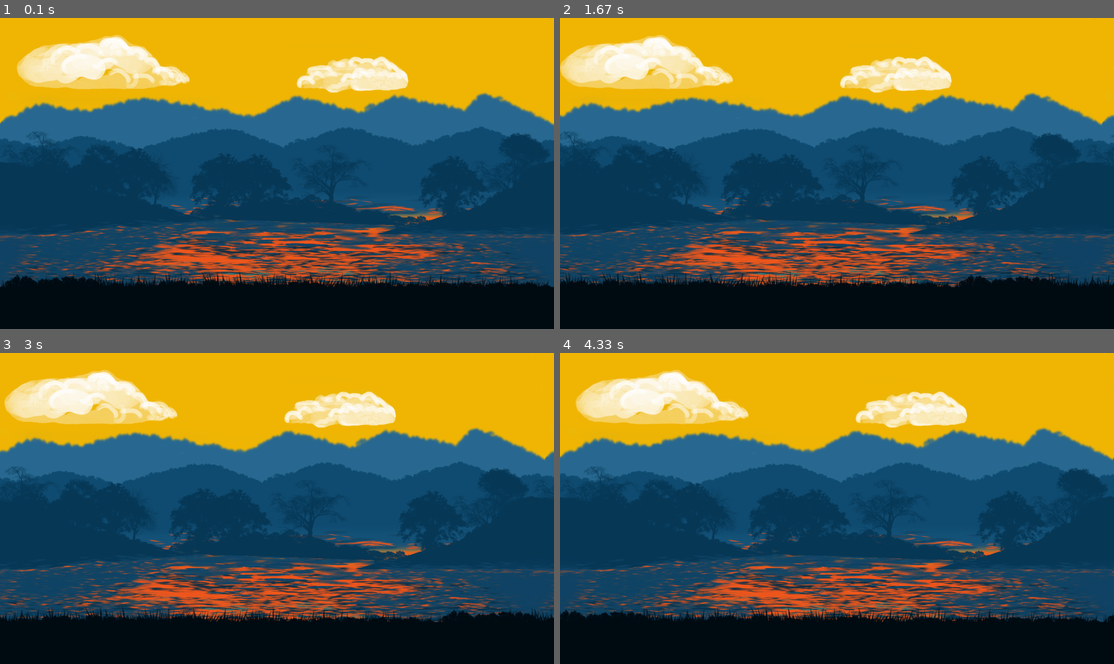
Above: before the commit, frames 1-4 (two rows, left to right).
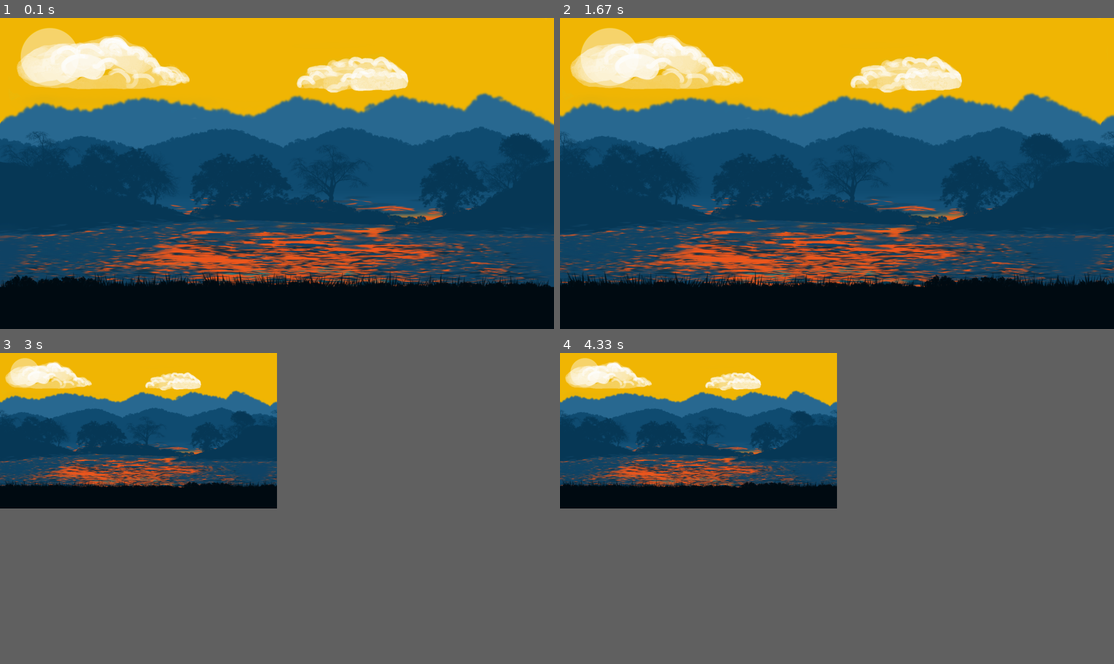
Above: after the commit, the same moments.

Repository: Club-Tony/CS50-Final.github.io
Game: pygame game, started from CS50-Final-Pygame/pygameFinal.py
Same seed, same stepped clock (60 frames per second), same inputs: the game is played once before the commit and once after it.
Inputs:
- Up to frame 1 (0.1 s): no input
- Up to frame 2 (1.67 s): hold Right 0.33-0.8 s; hold F11 0.83-1.3 s; hold Right 0.83-1.3 s; hold D from 1.33 s (still down)
- Up to frame 3 (3 s): release D at 1.8 s; tap F11 at 1.83 s; hold A 2.17-2.7 s; hold Left from 2.73 s (still down)
- Up to frame 4 (4.33 s): release Left at 3.13 s; hold D 3.17-3.8 s; hold Left 3.83-4.3 s
In our replay, in frame 3 the window is 900x506 before the commit and 450x253 after it. These sizes can differ from the game's own. Grey fills any space a smaller window leaves; there, only what the larger window draws over its background counts as a difference.

The runs differ from the first frame. In frame 1, 1.2% of the frame differs, in the area x 3-14%, y 3-22%; in frame 2, 16%; in frame 3, 80%, in the area x 0-100%, y 0-87%; in frame 4, 80%.

Commit message:
before messing around with sprite

Diff:
--- a/CS50-Final-Pygame/pygameFinal.py
+++ b/CS50-Final-Pygame/pygameFinal.py
@@ -1,4 +1,6 @@
+# import pygame library, also sys to allow for smooth program termination and cleanup operations
 import pygame
+import sys
 
 # initialize all pygame modules
 pygame.init()
@@ -7,113 +9,188 @@
 clock = pygame.time.Clock()
 FPS = 60
 
-# Set display size and name it (setting )
+# get display info/set default width/height of game screen
+resolution = pygame.display.Info()
+
 screen_width = 1920
 screen_height = 1080
 
+# if user resolution is lower than default, change it
+if resolution.current_w < 1920 and resolution.current_h < 1080:
+    screen_width = resolution.current_w
+    screen_height = resolution.current_h
+
+# set display, name display
 screen = pygame.display.set_mode((screen_width, screen_height))
 pygame.display.set_caption("Sunset Run")
+
+# Boolean fullscreen check variable so I can toggle between fs and windowed in game loop
+fullscreen_toggle = False
 
 # define game variables(scrolling)
 scroll = 0
 
-# load ground background layers so they can be set manually at different speeds (7.png, 8.png)
-ground_image_1 = pygame.image.load("C:\\Users\\Davey\\Documents\\GitHub\\CS50-Final.github.io\\CS50-Final-Pygame\\Island\\Layers\\L5.png").convert_alpha()
+# load backgrounds starting with ground:
+# note: loading all 1 by 1 instead of list so I have full control over individual .png scrolling speed
+ground_image = pygame.image.load("C:\\Users\\Davey\\Documents\\GitHub\\CS50-Final.github.io\\CS50-Final-Pygame\\Island\\Layers\\L5.png").convert_alpha()
 
-# get ground background width and height, just getting for ground_image_1 cause 1 and 2 should be the same
-ground_width = ground_image_1.get_width()
-ground_height = ground_image_1.get_height()
+# get ground background width and height(do this for others also)
+ground_width = ground_image.get_width()
+ground_height = ground_image.get_height()
 
-# load water layers
+# load water with mountains
 water_mountains = pygame.image.load("C:\\Users\\Davey\\Documents\\GitHub\\CS50-Final.github.io\\CS50-Final-Pygame\\Island\\Layers\\L3.png").convert_alpha()
 water_mountains_width = water_mountains.get_width()
 water_mountains_height = water_mountains.get_height()
 
+# load water with trees
 water_trees = pygame.image.load("C:\\Users\\Davey\\Documents\\GitHub\\CS50-Final.github.io\\CS50-Final-Pygame\\Island\\Layers\\L4.png").convert_alpha()
 water_trees_width = water_trees.get_width()
 water_trees_height = water_trees.get_height()
 
-# load in background images, create list, loop, load image layers
-# blank list
-backgrounds = []
+# load custom L2 (clouds) note: made clouds with GIMP software to adjust transparency so it worked seamlessly
+clouds = pygame.image.load("C:\\Users\\Davey\\Documents\\GitHub\\CS50-Final.github.io\\CS50-Final-Pygame\\Island\\Layers\\L2.png").convert_alpha()
+clouds_width = clouds.get_width()
+clouds_height = clouds.get_height()
 
-# loop, make range 1-3 since I have 2 bg image layers that need to be loaded, 1 ground image for later (L5)
-# and 2 other layers that need to be at their own speed
-# f-string to make it so {i} replaced with the value of i in each iteration of loop, note the subdirectories
-# and include L before {i} because each of my .png starts with an L before the number i.e. (L1.png)
-# convert_alpha to convert image and maintain transparency
-for i in range(1, 3):
-    background = pygame.image.load(f"Island/Layers/L{i}.png").convert_alpha()
+# load mountains background (L1.png)
+far_mountains = pygame.image.load("C:\\Users\\Davey\\Documents\\GitHub\\CS50-Final.github.io\\CS50-Final-Pygame\\Island\\Layers\\L1.png").convert_alpha()
+far_mountains_width = far_mountains.get_width()
+far_mountains_height = far_mountains.get_height()
 
-    # append to add the loaded images into my list (backgrounds)
-    backgrounds.append(background)
+# load sun
+sun = pygame.image.load("C:\\Users\\Davey\\Documents\\GitHub\\CS50-Final.github.io\\CS50-Final-Pygame\\Island\\Layers\\L6.png").convert_alpha()
+sun_width = sun.get_width()
+sun_height = sun.get_height()
 
-# determine background image width (will allow for srolling later)
-background_width = backgrounds[0].get_width()
+# draw images including resized versions of these to implement later for fullscreen toggle
+# range of 101 is arbitrary, just making sure it's enough without being too much
+def draw_far_mountains(images):
+    for x in range(101):
+        screen.blit(images[0], ((x * images[0].get_width()) - scroll * 0.4, 0))
 
-# draw "background" images (far mountains, and clouds) onto screen, iterate through list
-def draw_background():
-    # x variable loop so images draw next to eachother
-    # note: range is number of each layer being loaded, so in this case getting to 25 can be the end of game
-    for x in range(26):
-        # set different speeds of background layers to create parallax effect,
-        # scroll * speed so scroll variable will be adjusted based on speed that each image is set to
-        speed = 0.5
-        # note: the furthest image (far mountains) is being drawn first, closest image (clouds) drawn last
-        for i in backgrounds:
-            screen.blit(i, ((x * background_width) - scroll * speed, 0))
-            # increase speed at each iteration, this will make clouds move 0.3 faster than far mountains
-            speed += 0.2
+def draw_ground(images):
+    for x in range(101):
+        screen.blit(images[4], ((x * images[4].get_width()) - scroll * 6, 0))
 
-# draw ground images onto screen, they will be moving at a different speed so doing separately
-# range of 26 since game stops scrolling further right at 25 range (36,000 pixels)
-def draw_ground():
-    for x in range(26):
-        screen.blit(ground_image_1, ((x * ground_width) - scroll * 6.6, 0))
+def draw_water_mountains(images):
+    for x in range(101):
+        screen.blit(images[2], ((x * images[2].get_width()) - scroll * 1.2, 0))
 
-# draw the 2 different water images onto screen
-def draw_water_mountains():
-    for x in range (26):
-        screen.blit(water_mountains, ((x * water_mountains_width) - scroll * 1.2, 0))
+def draw_water_trees(images):
+    for x in range(101):
+        screen.blit(images[3], ((x * images[3].get_width()) - scroll * 1.2, 0))
 
-def draw_water_trees():
-    for x in range (26):
-        screen.blit(water_trees, ((x * water_trees_width) - scroll * 1.2, 0))
+def draw_clouds(images):
+    for x in range(101):
+        screen.blit(images[1], ((x * images[1].get_width()) - scroll * 0.2, 0))
 
-# game loop, with forever repeating while loop (when run = true)
+def draw_sun(images):
+    for x in range(101):
+        screen.blit(images[5], ((x * images[5].get_width()) - scroll * 0.00001, 0))
+
+# make list of loaded images to simplify transform.scale
+images_list = [far_mountains, clouds, water_mountains, water_trees, ground_image, sun]
+
+# resize images with screen toggle: blank list, the for loop for transform/scale/append
+def resize_images(images, screen_width, screen_height):
+    resized_images = []
+    for image in images:
+        resized_image = pygame.transform.scale(image, (screen_width, screen_height))
+        resized_images.append(resized_image)
+    return resized_images
+
+resized_images = resize_images(images_list, screen_width, screen_height)
+
+# GAME LOOP, with forever repeating while loop (when run = true)
 run = True
 while run:
     # cap frame rate
     clock.tick(FPS)
-
-    # draw background, water/tree/close mountains layers, and ground in game loop
-    draw_background()
-    draw_water_mountains()
-    draw_water_trees()
-    draw_ground()
-
-    # keybinds, make a limit so you can only go left a certain amount (since images only properly scroll right)
-    # 0 for left so can't go left unless already travelled to the right a given amount
-    # 36,000 for right because this pixel count matches the set range for x of 25 (25 img layers side by side)
-    key = pygame.key.get_pressed()
-    if key[pygame.K_LEFT] and scroll > 0:
-        scroll -= 1.5
-    if key[pygame.K_RIGHT] and scroll < 36000:
-        scroll += 1.5
 
     # event handler for ending loop
     for event in pygame.event.get():
         if event.type == pygame.QUIT:
             run = False
 
-    # update display
-    pygame.display.update()
+        # Keybinds:
+        # make a limit so you can only go left a certain amount (since images only properly scroll right)
+        # 0 for left so can't go left unless already travelled to the right a given amount
+        # 192,000 for right because this pixel count matches the set range for x of 100 (# of layers side-by-side)
+        # loop with pygame.keydown so keybind will only trigger once when key is pressed
+        elif event.type == pygame.KEYDOWN:
 
-# if loop ends, game quits
+            # system controls:
+            # quit
+            if event.key == pygame.K_ESCAPE:
+                run = False
+
+            # pygame.key.get_mods to check the state of modifier keys, i.e. the alt keys
+            elif event.key in [pygame.K_F11] or (event.key == pygame.K_RETURN and pygame.key.get_mods() & pygame.KMOD_ALT):
+
+                # toggle windowed/fullscreen
+                if fullscreen_toggle:
+                    screen_width = 1920 * 0.5
+                    screen_height = 1080 * 0.5
+
+                elif resolution.current_w < 1920 and resolution.current_h < 1080:
+                    screen_width = resolution.current_w
+                    screen_height = resolution.current_h
+
+                else:
+                    screen_width = 1920
+                    screen_height = 1080
+
+                # draw background layers for if fullscreen button toggled
+                # resized images variable for including images list with screen height and width
+                resized_images = resize_images(images_list, screen_width, screen_height)
+
+                draw_far_mountains(resized_images)
+                draw_sun(resized_images)
+                draw_clouds(resized_images)
+                draw_water_mountains(resized_images)
+                draw_water_trees(resized_images)
+                draw_ground(resized_images)
+
+                # set display mode
+                pygame.display.set_mode((screen_width, screen_height))
+
+                # not makes this False boolean variable True
+                fullscreen_toggle = not fullscreen_toggle
+
+    # enable double-buffering (for smoother rendering), start by clearing screen with white or black bg
+    # note: double buffering didn't end up being the fix for earlier image blending issue but keeping it in anyway
+    screen.fill((0, 0, 0))
+
+    # draw background layers (these are the how they're drawn by default, before user toggles fullscreen)
+    draw_far_mountains(resized_images)
+    draw_sun(resized_images)
+    draw_clouds(resized_images)
+    draw_water_mountains(resized_images)
+    draw_water_trees(resized_images)
+    draw_ground(resized_images)
+
+    # initialize 'key' to use for keybinding in game loop
+    key = pygame.key.get_pressed()
+
+    # sprite movement controls:
+    if (key[pygame.K_LEFT] and scroll > 0) or (key[pygame.K_a] and scroll > 0):
+        scroll -= 1.5
+    if (key[pygame.K_RIGHT] and scroll < 5000) or (key[pygame.K_d] and scroll < 5000):
+        scroll += 1.5
+
+    # update display (.flip since implemented double buffering)
+    pygame.display.flip()
+
+# if loop ends, game quits, sys.exit for smooth program termination and cleanup operations
 pygame.quit()
+sys.exit()
 
-
+# IDEAS (notes for me): Maybe have a bed at the end, that you can sleep in, when you wake up it's night or day
 
 # Credits:
 # Code: Anthony Davey
-# Free background layers: https://saurabhkgp.itch.io/the-island-parallax-background-platformer-side-scroller
+# Free assets (background layers, sprites):
+# https://saurabhkgp.itch.io/the-island-parallax-background-platformer-side-scroller
+# https://opengameart.org/content/backgrounds-for-2d-platformers
+# https://www.cleanpng.com/png-real-sun-png-42776/download-png.html
--- a/CS50-Final-Pygame/pygameTesting.py
+++ b/CS50-Final-Pygame/pygameTesting.py
@@ -24,17 +24,26 @@
 screen = pygame.display.set_mode((screen_width, screen_height))
 pygame.display.set_caption("Sunset Run")
 
-# fullscreen check variable so I can toggle between fs and windowed in game loop
-not_fullscreen = False
+# Boolean fullscreen check variable so I can toggle between fs and windowed in game loop
+fullscreen_toggle = False
 
 # define game variables(scrolling)
 scroll = 0
+
+# load sprite
+sprite = pygame.image.load("Player/1.png").convert_alpha()
+sprite_width = sprite.get_width()
+sprite_height = sprite.get_height()
+
+# draw sprite
+def draw_sprite():
+    screen.blit(sprite, (960, 865))
 
 # load backgrounds starting with ground:
 # note: loading all 1 by 1 instead of list so I have full control over individual .png scrolling speed
 ground_image = pygame.image.load("C:\\Users\\Davey\\Documents\\GitHub\\CS50-Final.github.io\\CS50-Final-Pygame\\Island\\Layers\\L5.png").convert_alpha()
 
-# get ground background width and height
+# get ground background width and height(do this for others also)
 ground_width = ground_image.get_width()
 ground_height = ground_image.get_height()
 
@@ -63,34 +72,31 @@
 sun_width = sun.get_width()
 sun_height = sun.get_height()
 
-# draw far mountains
-# range of 101 for these since I'll stop (right) parallax scrolling at 100 range (192,000 pixels)
-def draw_far_mountains():
-    for x in range(101):
-        screen.blit(far_mountains, ((x * far_mountains_width) - scroll * 0.4, 0))
-
-# draw ground images
-def draw_ground():
-    for x in range(101):
-        screen.blit(ground_image, ((x * ground_width) - scroll * 6, 0))
-
-# draw the 2 different water images onto screen
-def draw_water_mountains():
-    for x in range (101):
-        screen.blit(water_mountains, ((x * water_mountains_width) - scroll * 1.2, 0))
-
-def draw_water_trees():
-    for x in range (101):
-        screen.blit(water_trees, ((x * water_trees_width) - scroll * 1.2, 0))
-
-# draw clouds and sun (edited these to scale/make transparent through gimp)
-def draw_clouds():
-    for x in range (101):
-        screen.blit(clouds, ((x * clouds_width) - scroll * 0.2, 0))
-
-def draw_sun():
-    for x in range (101):
-        screen.blit(sun, ((x * sun_width) - scroll * 0.00001, 0))
+# draw images including resized versions of these to implement later for fullscreen toggle
+# range of 101 is arbitrary, just making sure it's enough without being too much
+def draw_far_mountains(images):
+    for x in range(101):
+        screen.blit(images[0], ((x * images[0].get_width()) - scroll * 0.4, 0))
+
+def draw_ground(images):
+    for x in range(101):
+        screen.blit(images[4], ((x * images[4].get_width()) - scroll * 6, 0))
+
+def draw_water_mountains(images):
+    for x in range(101):
+        screen.blit(images[2], ((x * images[2].get_width()) - scroll * 1.2, 0))
+
+def draw_water_trees(images):
+    for x in range(101):
+        screen.blit(images[3], ((x * images[3].get_width()) - scroll * 1.2, 0))
+
+def draw_clouds(images):
+    for x in range(101):
+        screen.blit(images[1], ((x * images[1].get_width()) - scroll * 0.2, 0))
+
+def draw_sun(images):
+    for x in range(101):
+        screen.blit(images[5], ((x * images[5].get_width()) - scroll * 0.00001, 0))
 
 # make list of loaded images to simplify transform.scale
 images_list = [far_mountains, clouds, water_mountains, water_trees, ground_image, sun]
@@ -103,7 +109,9 @@
         resized_images.append(resized_image)
     return resized_images
 
-# game loop, with forever repeating while loop (when run = true)
+resized_images = resize_images(images_list, screen_width, screen_height)
+
+# GAME LOOP, with forever repeating while loop (when run = true)
 run = True
 while run:
     # cap frame rate
@@ -114,48 +122,23 @@
         if event.type == pygame.QUIT:
             run = False
 
-    # enable double-buffering (for smoother rendering), start by clearing screen with white or black bg
-    # note: double buffering didn't end up fixing my image blending issue but keeping it in anyway
-    screen.fill((0, 0, 0))
-
-    # draw background(far mountains), clouds, water/tree/close mountains layers, and ground in game loop
-    draw_far_mountains()
-    draw_sun()
-    draw_clouds()
-    draw_water_mountains()
-    draw_water_trees()
-    draw_ground()
-
-    # keybinds:
-    # make a limit so you can only go left a certain amount (since images only properly scroll right)
-    # 0 for left so can't go left unless already travelled to the right a given amount
-    # 192,000 for right because this pixel count matches the set range for x of 100 (# of layers side-by-side)
-    key = pygame.key.get_pressed()
-
-    # sprite movement controls:
-    if key[pygame.K_LEFT] and scroll > 0:
-        scroll -= 1.5
-    if key[pygame.K_a] and scroll > 0:
-        scroll -= 1.5
-    if key[pygame.K_RIGHT] and scroll < 192000:
-        scroll += 1.5
-    if key[pygame.K_d] and scroll < 192000:
-        scroll += 1.5
-
-    # system controls:
-    # quit
-    if key[pygame.K_ESCAPE]:
-        pygame.quit()
-
-    # loop with pygame.keydown so keybind will only trigger once when key is pressed
-    for event in pygame.event.get():
-        if event.type == pygame.KEYDOWN:
+        # Keybinds:
+        # make a limit so you can only go left a certain amount (since images only properly scroll right)
+        # 0 for left so can't go left unless already travelled to the right a given amount
+        # 192,000 for right because this pixel count matches the set range for x of 100 (# of layers side-by-side)
+        # loop with pygame.keydown so keybind will only trigger once when key is pressed
+        elif event.type == pygame.KEYDOWN:
+
+            # system controls:
+            # quit
+            if event.key == pygame.K_ESCAPE:
+                run = False
 
             # pygame.key.get_mods to check the state of modifier keys, i.e. the alt keys
-            if event.key in [pygame.K_f, pygame.K_F11] or (event.key == pygame.K_RETURN and pygame.key.get_mods() & pygame.KMOD_ALT):
+            elif event.key in [pygame.K_F11] or (event.key == pygame.K_RETURN and pygame.key.get_mods() & pygame.KMOD_ALT):
 
                 # toggle windowed/fullscreen
-                if not_fullscreen:
+                if fullscreen_toggle:
                     screen_width = 1920 * 0.5
                     screen_height = 1080 * 0.5
 
@@ -167,33 +150,61 @@
                     screen_width = 1920
                     screen_height = 1080
 
-                # draw background layers again if fullscreen button toggled
+                # draw background layers for if fullscreen button toggled
+                # resized images variable for including images list with screen height and width
                 resized_images = resize_images(images_list, screen_width, screen_height)
-                draw_far_mountains()
-                draw_sun()
-                draw_clouds()
-                draw_water_mountains()
-                draw_water_trees()
-                draw_ground()
+
+                draw_far_mountains(resized_images)
+                draw_sun(resized_images)
+                draw_clouds(resized_images)
+                draw_water_mountains(resized_images)
+                draw_water_trees(resized_images)
+                draw_ground(resized_images)
+                # draw sprite
+                draw_sprite()
 
                 # set display mode
                 pygame.display.set_mode((screen_width, screen_height))
 
-                not_fullscreen = not not_fullscreen
-
-    # update display
+                # not makes this False boolean variable True
+                fullscreen_toggle = not fullscreen_toggle
+
+    # enable double-buffering (for smoother rendering), start by clearing screen with white or black bg
+    # note: double buffering didn't end up being the fix for earlier image blending issue but keeping it in anyway
+    screen.fill((0, 0, 0))
+
+    # draw background layers (these are the how they're drawn by default, before user toggles fullscreen)
+    draw_far_mountains(resized_images)
+    draw_sun(resized_images)
+    draw_clouds(resized_images)
+    draw_water_mountains(resized_images)
+    draw_water_trees(resized_images)
+    draw_ground(resized_images)
+    # draw sprite
+    draw_sprite()
+
+
+    # initialize 'key' to use for keybinding in game loop
+    key = pygame.key.get_pressed()
+
+    # sprite movement controls:
+    if (key[pygame.K_LEFT] and scroll > 0) or (key[pygame.K_a] and scroll > 0):
+        scroll -= 1.5
+    if (key[pygame.K_RIGHT] and scroll < 5000) or (key[pygame.K_d] and scroll < 5000):
+        scroll += 1.5
+
+    # update display (.flip since implemented double buffering)
     pygame.display.flip()
 
 # if loop ends, game quits, sys.exit for smooth program termination and cleanup operations
 pygame.quit()
 sys.exit()
 
-
 # IDEAS (notes for me): Maybe have a bed at the end, that you can sleep in, when you wake up it's night or day
 
 # Credits:
 # Code: Anthony Davey
-# Free background layers:
+# Free assets (background layers, sprites):
 # https://saurabhkgp.itch.io/the-island-parallax-background-platformer-side-scroller
 # https://opengameart.org/content/backgrounds-for-2d-platformers
 # https://www.cleanpng.com/png-real-sun-png-42776/download-png.html
Binary file changed: CS50-Final-Pygame/Island/Layers/L6.png
Binary file added: CS50-Final-Pygame/Player/1.png
